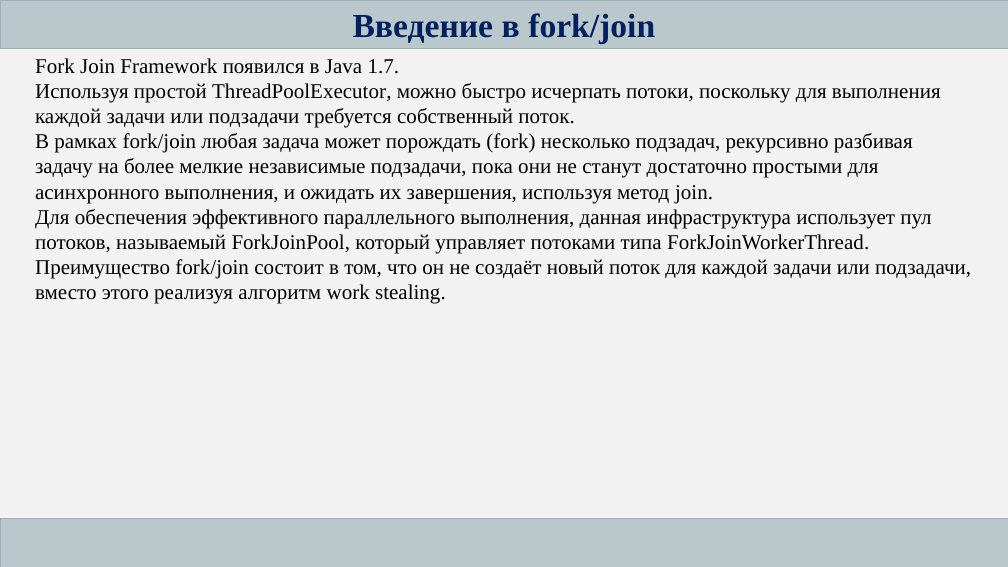
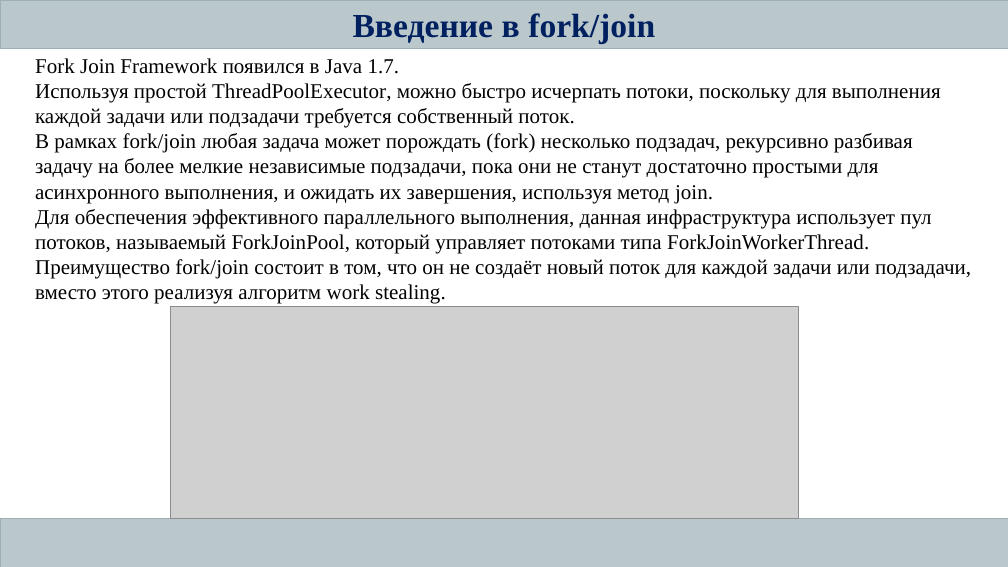
Before and after one commit to AleksandrShatov/IT-Academy_HomeWork, a slide deck: slide 3 of resources/Presentation_Fork-Join.pptx (slide 4 before the commit). Drawn at 1008x567 pixels with LibreOffice and Linux fonts; fonts in the diff are those of the drawing; grey boxes stand for pictures. Boxes give left, top, right and bottom in pixels: in the first picture for what was removed or moved away, otherwise in the second. Text is boxed around its words. In the diff, an @@ line names an element or a change of style, - is before the commit and + after.

```diff
--- a/resources/Presentation_Fork-Join.pptx
+++ b/resources/Presentation_Fork-Join.pptx
@@ background #F2F2F2 to #FFFFFF @@
@@ picture added at (171,306,799,519) @@
```
Also in this commit, not shown: 7 other slides changed, 3 slides added, 1 slide removed, 4 other files.
